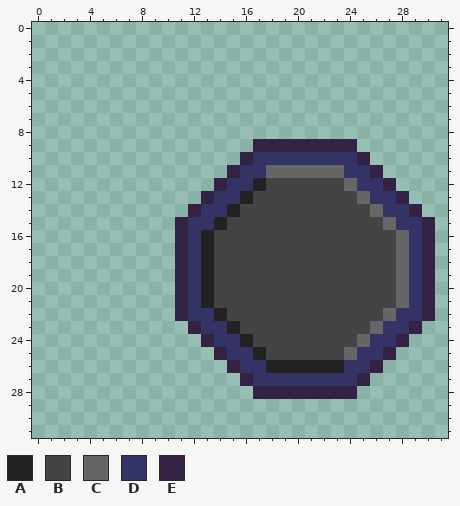
Pixel-art sprite -- umon/art/imgs/icon_01.png. This is how it looked before the edit.
The file is 32x32 pixels. The old version is drawn lined up with the new one.
Palette (. is transparent): A #222222  B #444444  C #666666  D #333366  E #332244
Pixels before, first column x 11:
 9 ......EEEEEEEE......
10 .....EDDDDDDDDE.....
11 ....EDDCCCCCCDDE....
12 ...EDDABBBBBBCDDE...
13 ..EDDABBBBBBBBCDDE..
14 .EDDABBBBBBBBBBCDDE.
15 EDDABBBBBBBBBBBBCDDE
16 EDABBBBBBBBBBBBBBCDE
17 EDABBBBBBBBBBBBBBCDE
18 EDABBBBBBBBBBBBBBCDE
19 EDABBBBBBBBBBBBBBCDE
20 EDABBBBBBBBBBBBBBCDE
21 EDABBBBBBBBBBBBBBCDE
22 EDDABBBBBBBBBBBBCDDE
23 .EDDABBBBBBBBBBCDDE.
24 ..EDDABBBBBBBBCDDE..
25 ...EDDABBBBBBCDDE...
26 ....EDDAAAAAADDE....
27 .....EDDDDDDDDE.....
28 ......EEEEEEEE......
After the commit:
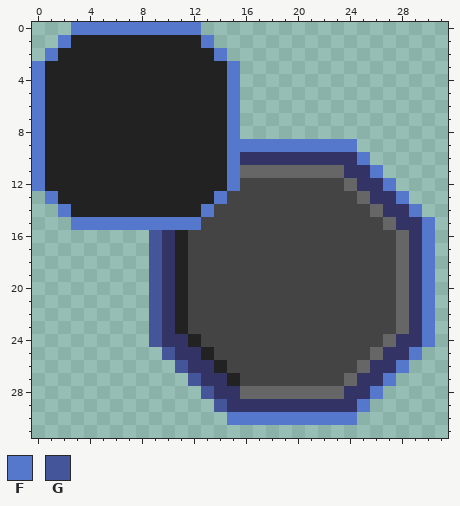
Colours new in this view: F #5577cc  G #445599
Diff:
whole drawing moved by +5,+3 (the old picture is shown already moved)
Changed rows in their new state; - is an unchanged pixel.
first column x 0:
 0 ---FFFFFFFFFF------------------
 1 --FAAAAAAAAAAF-----------------
 2 -FAAAAAAAAAAAAF----------------
 3 FAAAAAAAAAAAAAAF---------------
 4 FAAAAAAAAAAAAAAF---------------
 5 FAAAAAAAAAAAAAAF---------------
 6 FAAAAAAAAAAAAAAF---------------
 7 FAAAAAAAAAAAAAAF---------------
 8 FAAAAAAAAAAAAAAF---------------
 9 FAAAAAAAAAAAAAAFFFFFFFFFF------
10 FAAAAAAAAAAAAAAFD--------F-----
11 FAAAAAAAAAAAAAAFCC--------F----
12 FAAAAAAAAAAAAAAFBB---------F---
13 -FAAAAAAAAAAAAFBB-----------F--
14 --FAAAAAAAAAAFBB-------------F-
15 ---FFFFFFFFFFBB---------------F
16 ---------GDABB----------------F
17 ---------GDABB----------------F
18 ---------GDABB----------------F
19 ---------GDABB----------------F
20 ---------GDABB----------------F
21 ---------GDABB----------------F
22 ---------GDABBB------------BC-F
23 ---------GDABBBB----------BBCDF
24 ---------GDDABBBB--------BBCDDF
25 ----------GDDABBBB------BBCDDF-
26 -----------GDDABBBBBBBBBBCDDF--
27 ------------GDDABBBBBBBBCDDF---
28 -------------GDDCCCCCCCCDDF----
29 --------------GDDDDDDDDDDF-----
30 ---------------FFFFFFFFFF------
Where, in picture pixels (left, top, right, bottom), the same in both pictures:
changed: (32, 22, 435, 425)
